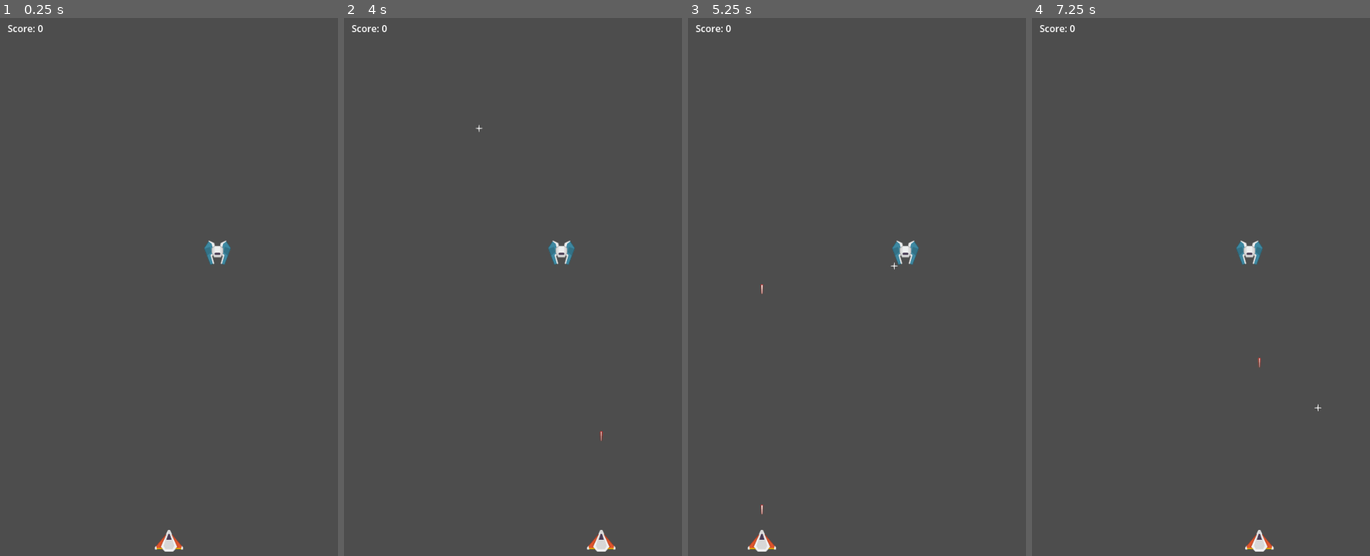
Above: before the commit, frames 1-4 (left to right).
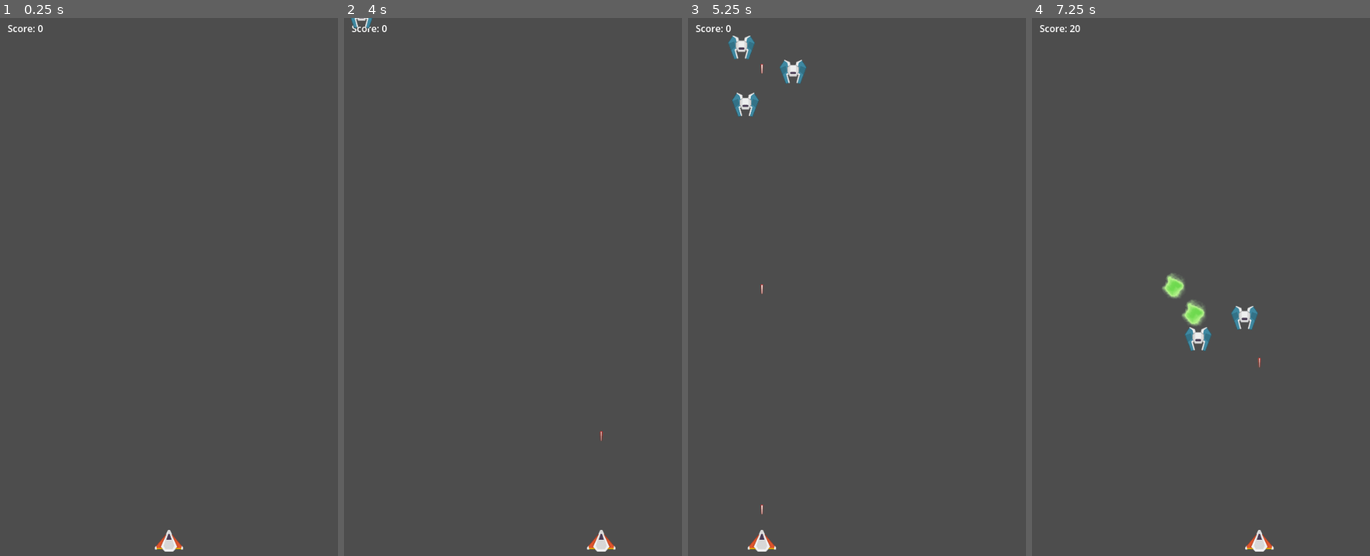
Above: after the commit, the same moments.

Repository: fforw/gd-shooter
Game: Godot game, scene res://scenes/game.tscn
Same seed, same stepped clock (60 frames per second), same inputs: the game is played once before the commit and once after it. Sound files missing from this copy of the repository are replaced by a short silence.
Inputs:
- Up to frame 1 (0.25 s): no input
- Up to frame 2 (4 s): tap Enter at 0.5 s; hold D (move_right) 0.53-1.28 s; tap Space (shoot) at 0.6, 1.35, 2.1, 2.85, 3.5, 3.6 s; hold A (move_left) 1.28-2.03 s; hold D (move_right) 2.03-3.53 s; hold A (move_left) from 3.53 s (still down)
- Up to frame 3 (5.25 s): keep holding A (move_left); tap Space (shoot) at 4.35, 5.1 s
- Up to frame 4 (7.25 s): release A (move_left) at 5.78 s; hold D (move_right) from 5.78 s (still down); tap Space (shoot) at 5.85, 6.6 s

The runs differ from the first frame. In frame 1, 0.2% of the frame differs, in the area x 60-69%, y 41-46%; in frame 2, 0.3%; in frame 3, 0.9%; in frame 4, 1.2%, in the area x 11-86%, y 1-74%.

Commit message:
Basic swarm
Lots of refactoring / restructuring, using globals

Understanding the difference between .instantiate() (full scene) and
.new() (single node)

Diff:
--- a/project.godot
+++ b/project.godot
@@ -17,7 +17,9 @@
 
 [autoload]
 
+RNG="*res://scripts/rng.gd"
 Global="*res://scripts/global.gd"
+Signals="*res://scripts/signals.gd"
 
 [display]
 
--- a/scenes/bullet.tscn
+++ b/scenes/bullet.tscn
@@ -15,9 +15,6 @@
 collision_layer = 2
 collision_mask = 2
 script = ExtResource("1_y25gk")
-power = null
-bullet_speed = null
-direction = null
 
 [node name="CollisionShape2D" type="CollisionShape2D" parent="."]
 position = Vector2(0, -1)
@@ -27,10 +24,6 @@
 z_index = -1
 texture = SubResource("AtlasTexture_l5glv")
 
-[node name="VisibleOnScreenNotifier2D" type="VisibleOnScreenNotifier2D" parent="."]
-position = Vector2(2.38419e-07, -1)
-scale = Vector2(0.5, 1.7)
-
 [node name="Timer" type="Timer" parent="."]
 
 [node name="LaserSound" type="AudioStreamPlayer2D" parent="."]
--- a/scenes/enemy_swarm.tscn
+++ b/scenes/enemy_swarm.tscn
@@ -11,4 +11,5 @@
 script = ExtResource("1_cevnf")
 
 [node name="Sprite2D" type="Sprite2D" parent="."]
+visible = false
 texture = SubResource("AtlasTexture_su2v0")
--- a/scenes/explosion.tscn
+++ b/scenes/explosion.tscn
@@ -1,16 +1,16 @@
 [gd_scene load_steps=5 format=3 uid="uid://ciemlh63ahhxt"]
 
-[ext_resource type="Script" uid="uid://dj1ncksv0f7wu" path="res://scripts/explosion.gd" id="1_vxas0"]
-[ext_resource type="AudioStream" uid="uid://dmuexg7xe30os" path="res://assets/rumble3.ogg" id="2_j4sxf"]
-[ext_resource type="Texture2D" uid="uid://yte0ijcayj82" path="res://assets/gas00.png" id="2_m5xho"]
+[ext_resource type="Script" uid="uid://dj1ncksv0f7wu" path="res://scripts/explosion.gd" id="1_aw4cw"]
+[ext_resource type="Texture2D" uid="uid://yte0ijcayj82" path="res://assets/gas00.png" id="2_3el85"]
+[ext_resource type="AudioStream" uid="uid://dmuexg7xe30os" path="res://assets/rumble3.ogg" id="3_hbmxj"]
 
 [sub_resource type="ParticleProcessMaterial" id="ParticleProcessMaterial_l04k4"]
 lifetime_randomness = 0.5
 particle_flag_disable_z = true
 emission_shape = 1
 emission_sphere_radius = 50.35
-radial_velocity_min = 16.0
-radial_velocity_max = 16.0
+radial_velocity_min = 7.99998
+radial_velocity_max = 12.0
 gravity = Vector3(0, 0, 0)
 scale_min = 0.15
 scale_max = 0.2
@@ -18,13 +18,15 @@
 hue_variation_max = -2.23517e-08
 
 [node name="Explosion" type="Node2D"]
-script = ExtResource("1_vxas0")
+script = ExtResource("1_aw4cw")
 
 [node name="ExplosionParticles" type="GPUParticles2D" parent="."]
 emitting = false
-texture = ExtResource("2_m5xho")
+texture = ExtResource("2_3el85")
 lifetime = 2.0
 process_material = SubResource("ParticleProcessMaterial_l04k4")
 
 [node name="ExplosionSound" type="AudioStreamPlayer2D" parent="."]
-stream = ExtResource("2_j4sxf")
+stream = ExtResource("3_hbmxj")
+
+[connection signal="finished" from="ExplosionSound" to="." method="_on_explosion_sound_finished"]
--- /dev/null
+++ b/scenes/game.gd
@@ -0,0 +1,5 @@
+class_name Game
+extends Node2D
+
+func _ready() -> void:
+    Global._registerGame(self)
--- a/scenes/game.tscn
+++ b/scenes/game.tscn
@@ -1,11 +1,12 @@
 [gd_scene load_steps=5 format=3 uid="uid://3kpfxi7w4gcd"]
 
+[ext_resource type="Script" uid="uid://63vwlx1rnv3a" path="res://scenes/game.gd" id="1_iywne"]
 [ext_resource type="PackedScene" uid="uid://de3ygfx0cx0kd" path="res://scenes/player-ship.tscn" id="1_uwrxv"]
 [ext_resource type="PackedScene" uid="uid://d2wtr2itw02ys" path="res://scenes/barrier.tscn" id="2_yqjtg"]
-[ext_resource type="PackedScene" uid="uid://jrer1bv17tkp" path="res://scenes/enemy.tscn" id="3_lnu2h"]
 [ext_resource type="PackedScene" uid="uid://cljovt4rh2hhi" path="res://scenes/score_board.tscn" id="4_lbhrr"]
 
 [node name="Game" type="Node2D"]
+script = ExtResource("1_iywne")
 
 [node name="Player" parent="." instance=ExtResource("1_uwrxv")]
 position = Vector2(0, 820)
@@ -26,6 +27,3 @@
 offset_right = -489.0
 offset_bottom = -925.0
 scale = Vector2(2, 2)
-
-[node name="Enemy" parent="." instance=ExtResource("3_lnu2h")]
-position = Vector2(165, -161)
--- a/scenes/score_board.gd
+++ b/scenes/score_board.gd
@@ -1,7 +1,7 @@
 extends Label
 
 func _ready() -> void:
-	Global.score_changed.connect(on_score_changed)
+    Signals.score_changed.connect(on_score_changed)
 
 func on_score_changed(score):
-	text = "Score: %d" % score
+    text = "Score: %d" % score
--- /dev/null
+++ b/scripts/bezier.gd
@@ -0,0 +1,38 @@
+# Implements a bezier curve that supports both random point lookup of positions as well as
+# approximated same-distance-along-curve walking
+
+class_name Bezier
+extends Node
+
+const MAX_STEP = 20
+
+@export var p0 : Vector2 = Vector2(0,0)
+@export var p1 : Vector2 = Vector2(0,0)
+@export var p2 : Vector2 = Vector2(0,0)
+
+var t1 : Vector2
+var t2 : Vector2
+
+# Evaluates the current bezier curve at the given point t [0...1]
+func point_at(t: float) -> Vector2:
+    var q0 = p0.lerp(p1, t)
+    var q1 = p1.lerp(p2, t)
+    var r = q0.lerp(q1, t)
+    return r
+
+# Estimates the next curve position t' from the given position t and a target
+# distance to walk along the bezier curve
+func walk(t: float, len: float) -> float:
+
+    if not (t1 and t2):
+        #  v⃗ 1=2A−4B+2C and v⃗ 2=−2A+2B
+        t1 = 2 * p0 - 4 * p1 + 2 * p2
+        t2 = -2 * p0 + 2 * p1
+
+    while len > 0:
+
+        t += (min(len, MAX_STEP) / (t * t1 + t2).length())
+
+        len -= MAX_STEP
+
+    return t
--- a/scripts/bullet.gd
+++ b/scripts/bullet.gd
@@ -1,6 +1,5 @@
 extends Area2D
 @onready var bullet_timer: Timer = $Timer
-@onready var visible_notifier: VisibleOnScreenNotifier2D = $VisibleOnScreenNotifier2D
 @onready var laser_sound: AudioStreamPlayer2D = $LaserSound
 @onready var score_label: Label = $ScoreLabel
 
@@ -10,19 +9,20 @@
 
 
 func _ready() -> void:
-	laser_sound.pitch_scale = Util.circa(1)
-	laser_sound.play()
-	bullet_timer.start()
+    laser_sound.pitch_scale = RNG.circa(1)
+    laser_sound.play()
+    bullet_timer.wait_time = 2
+    bullet_timer.start()
 
 func _physics_process(delta: float) -> void:
-	position += direction * bullet_speed * delta
+    position += direction * bullet_speed * delta
 
 func _on_timer_timeout() -> void:
-	queue_free()
+    queue_free()
 
 func _on_area_entered(area: Area2D) -> void:
 
-	if area is Enemy:
-		Global.add_score(10)
-		area.hit(power)
-		queue_free()
+    if area is Enemy:
+        Global.add_score(10)
+        area.hit(power)
+        queue_free()
--- a/scripts/enemy.gd
+++ b/scripts/enemy.gd
@@ -1,10 +1,64 @@
 class_name Enemy
 extends Area2D
 
-@onready var explosion: Node2D = $Explosion
+const THRUST = 1000
+const DISTANCE_OTHERS = 150
+
+@onready var explosion: Explosion = $Explosion
+
+@export var id : float = 0
+@export var velocity : Vector2 = Vector2(0,0)
+@export var offset : Vector2 = Vector2(0,0)
+
+var swarm : EnemySwarm
 
 func _ready() -> void:
-	pass
+    print("Enemy ready at %s, offset = %s" % [position, offset])
+
+func accelerate(v) -> void:
+    velocity += v
+
+func _process(delta: float) -> void:
+    position += velocity * delta
+
+    if swarm.done:
+        return
+
+    var min
+    var closest
+
+    var enemies = swarm.enemies
+
+    min = INF
+    closest = null
+    for other in enemies:
+        if other and not other.is_queued_for_deletion() and other.id != id:
+            var distance = (position - other.position).length()
+            if distance < min:
+                min = distance
+                closest = other
+
+    if min < DISTANCE_OTHERS:
+        var d = (closest.position - position)/min
+        var acc = d * THRUST * 0.02 * (1 - (min/DISTANCE_OTHERS))
+        # print("Separating %s and %s at %s" % [enemy, closest, acc])
+        accelerate(-acc)
+
+    var diff = (swarm.position + offset) - position
+    var distance = diff.length()
+    if distance != 0:
+        diff /= distance
+    else:
+        var a = RNG.plus_minus() * PI
+        diff = Vector2(cos(a),sin(a))
+
+    var f = THRUST * distance * 0.000015
+    var acc = diff * f
+    # print("Follow center at %s" % acc)
+    accelerate(acc)
+
+
 
 func hit(power : int) -> void:
-	explosion.start()
+    await explosion.explode()
+    queue_free()
--- a/scripts/enemy_swarm.gd
+++ b/scripts/enemy_swarm.gd
@@ -1,38 +1,54 @@
+class_name EnemySwarm
 extends Node2D
 
 const Enemy = preload("res://scenes/enemy.tscn")
 
-const MAX_LIFE = 12
-
 @export var count : int = 3
+@export var curve_pos : float = 0
 @export var start_point : Vector2 = Vector2(0,0)
 @export var end_point : Vector2 = Vector2(0,0)
 @export var target_point : Vector2 = Vector2(0,0)
-@export var life_time : float = MAX_LIFE
 
-func _quadratic_bezier(p0: Vector2, p1: Vector2, p2: Vector2, t: float):
-	var q0 = p0.lerp(p1, t)
-	var q1 = p1.lerp(p2, t)
-	var r = q0.lerp(q1, t)
-	return r
+var curve: Bezier
+var enemies : Array[Enemy]
+var done : bool = false
 
 func _ready() -> void:
-	position.y = -get_viewport().size.y
-	pass
+
+    # setup curve
+    curve = Bezier.new()
+    curve.p0 = start_point
+    curve.p1 = target_point
+    curve.p2 = end_point
+    curve_pos = 0
+
+    var step = (2 * PI) / count
+    var angle = 0
+
+
+    for i in range(count):
+        #print("CREATE ENEMY: %s, %s" % [i, angle])
+
+        var enemy : Enemy = Enemy.instantiate()
+        enemy.offset = Vector2(cos(angle) * 75, sin(angle) * 75)
+        enemy.position = position + enemy.offset
+        enemy.id = i
+        enemy.swarm = self
+        Global.game.add_child(enemy)
+
+        enemies.append(enemy)
+        angle += step
+
 
 func _process(delta: float) -> void:
-	life_time -= delta
-	if life_time < 0:
-		print("wave done")
-		Global.trigger_wave()
-		queue_free()
-		return
 
-	var t = (MAX_LIFE - life_time) / MAX_LIFE
-
-	position = _quadratic_bezier(
-		start_point,
-		target_point,
-		end_point,
-		t
-	)
+    position = curve.point_at(curve_pos)
+    curve_pos = curve.walk(curve_pos, 250 * delta)
+    if curve_pos >= 1:
+        print("wave done")
+        Global.trigger_wave()
+        queue_free()
+        for e in enemies:
+            if e:
+                e.queue_free()
+        done = true
--- a/scripts/explosion.gd
+++ b/scripts/explosion.gd
@@ -1,17 +1,15 @@
+class_name Explosion
 extends Node2D
 @onready var explosion_particles: GPUParticles2D = $ExplosionParticles
 @onready var explosion_sound: AudioStreamPlayer2D = $ExplosionSound
 
 signal done
 
-func _ready() -> void:
-	explosion_sound.finished.connect(on_explosion_sound_finished)
+func explode() -> Signal:
+    explosion_particles.emitting = true
+    explosion_sound.play()
+    return done
 
-func on_explosion_sound_finished() -> void:
-	explosion_particles.emitting = false
-	get_parent().queue_free()
-	done.emit()
-
-func start() -> void:
-	explosion_particles.emitting = true
-	explosion_sound.play()
+func _on_explosion_sound_finished() -> void:
+    explosion_particles.emitting = false
+    done.emit()
--- a/scripts/global.gd
+++ b/scripts/global.gd
@@ -2,47 +2,46 @@
 
 const EnemySwarm = preload("res://scenes/enemy_swarm.tscn")
 
-signal score_changed(new_score)
+var game : Game
 
 var score = 0
 
+func _registerGame(g) -> void:
+    game = g
+
 func get_score() -> int:
-	return score
+    return score
 
 func add_score(amount : int) -> void:
-	score += amount
-	score_changed.emit(score)
+    score += amount
+    Signals.score_changed.emit(score)
 
 func _ready() -> void:
-
-
-	trigger_wave()
+    trigger_wave()
 
 func trigger_wave() -> void:
-	var launch_timer = get_tree().create_timer(Util.circa(3))
-	launch_timer.timeout.connect(on_launch_timeout)
-
+    var launch_timer = get_tree().create_timer(RNG.circa(3))
+    launch_timer.timeout.connect(on_launch_timeout)
 
 func launch_wave(target : Vector2) -> void:
-	print("LAUNCH AT %s" % target)
-	var swarm = EnemySwarm.instantiate()
+    print("LAUNCH AT %s" % target)
+    var swarm = EnemySwarm.instantiate()
 
-	var view = get_viewport().size
+    var view = get_viewport().size
 
-	var start = Vector2(Util.rand_plus_minus() * view.x, -view.y)
-	var end = Vector2(Util.rand_plus_minus() * view.x, -view.y)
+    var start = Vector2(RNG.plus_minus() * view.x * 1.25, -view.y * 1.15)
+    var end = Vector2(RNG.plus_minus() * view.x * 1.25, -view.y * 1.15)
 
-	swarm.start_point = start
-	swarm.end_point = end
+    swarm.position = start
+    swarm.start_point = start
+    swarm.end_point = end
 
-	var mid = (start + end)/2
+    var mid = (start + end)/2
 
-	swarm.target_point = mid + (target - Vector2(0, 300) - mid) * 2
+    swarm.target_point = mid + (target - mid) * 1.6
 
-
-
-	get_parent().add_child(swarm)
+    game.add_child(swarm)
 
 func on_launch_timeout() -> void:
-	launch_wave(get_node("/root/Game/Player").position)
-	pass
+    launch_wave(get_node("/root/Game/Player").position)
+    pass
--- a/scripts/player_ship.gd
+++ b/scripts/player_ship.gd
@@ -6,19 +6,19 @@
 
 func _physics_process(delta: float) -> void:
 
-	# Get the input direction and handle the movement/deceleration.
-	# As good practice, you should replace UI actions with custom gameplay actions.
-	var direction := Input.get_axis("move_left", "move_right")
+    # Get the input direction and handle the movement/deceleration.
+    # As good practice, you should replace UI actions with custom gameplay actions.
+    var direction := Input.get_axis("move_left", "move_right")
 
-	if direction:
-		velocity.x = direction * SPEED
-	else:
-		velocity.x = move_toward(velocity.x, 0, SPEED)
+    if direction:
+        velocity.x = direction * SPEED
+    else:
+        velocity.x = move_toward(velocity.x, 0, SPEED)
 
-	move_and_slide()
+    move_and_slide()
 
-	if Input.is_action_just_pressed("shoot"):
-		var  bullet = Bullet.instantiate()
-		bullet.position = position - 10 * Vector2.UP
-		bullet.direction = (Vector2.UP * bullet.bullet_speed + velocity) / bullet.bullet_speed
-		get_parent().add_child(bullet)
+    if Input.is_action_just_pressed("shoot"):
+        var  bullet = Bullet.instantiate()
+        bullet.position = position - 10 * Vector2.UP
+        bullet.direction = (Vector2.UP * bullet.bullet_speed + velocity) / bullet.bullet_speed
+        get_parent().add_child(bullet)
--- /dev/null
+++ b/scripts/rng.gd
@@ -0,0 +1,27 @@
+extends Node
+
+var rng : RandomNumberGenerator = RandomNumberGenerator.new()
+
+func _ready() -> void:
+    set_random_seed()
+
+func set_random_seed() -> void:
+    # since this is seeding the new PRNG, this is the only location where we use
+    # a normal, non-reproducible random
+    set_seed(randf() * 0xffffffff)
+
+func set_seed(seed : int) -> void:
+    rng.seed = seed
+
+func random() -> float:
+    return rng.randf()
+
+func shaped_random(power) -> float:
+    return pow(rng.randf(), power)
+
+func plus_minus() -> float:
+    return (-0.5 + rng.randf()) * 2
+
+func circa(n : float, variance =  0.15) -> float:
+    var factor = ((1 - variance) + 2 * variance * rng.randf())
+    return n * factor
--- /dev/null
+++ b/scripts/signals.gd
@@ -0,0 +1,3 @@
+extends Node
+
+signal score_changed(new_score)
--- a/scripts/util.gd
+++ /dev/null
@@ -1,8 +0,0 @@
-class_name Util
-extends Node
-
-static func rand_plus_minus() -> float:
-	return (-0.5 + randf()) * 2
-
-static func circa(n : float) -> float:
-	return (0.85 +  0.3 * randf()) * n
Not shown, added: export_presets.cfg
Not shown, added: scenes/game.gd.uid
Not shown, added: scripts/bezier.gd.uid
Not shown, added: scripts/rng.gd.uid
Not shown, added: scripts/signals.gd.uid
Not shown, removed: scripts/util.gd.uid
